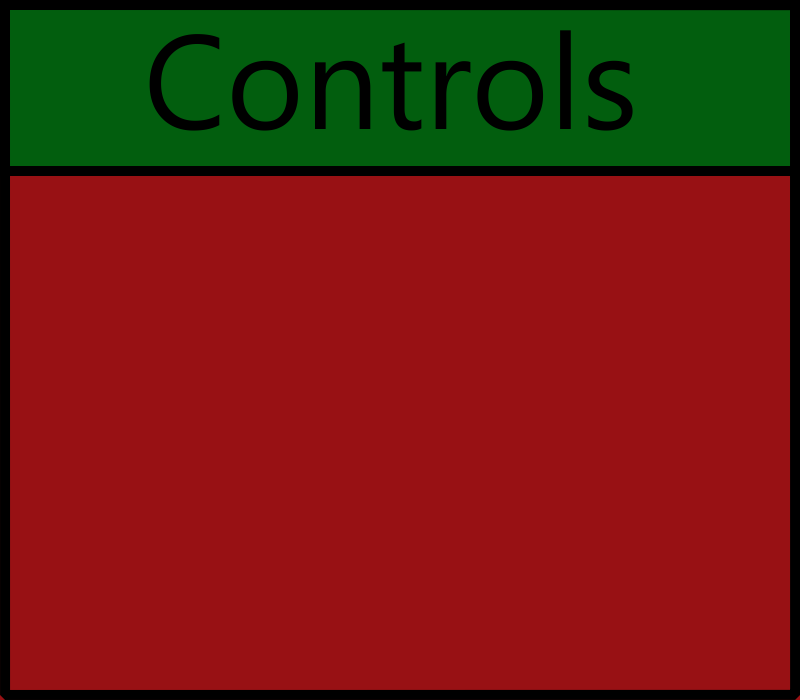
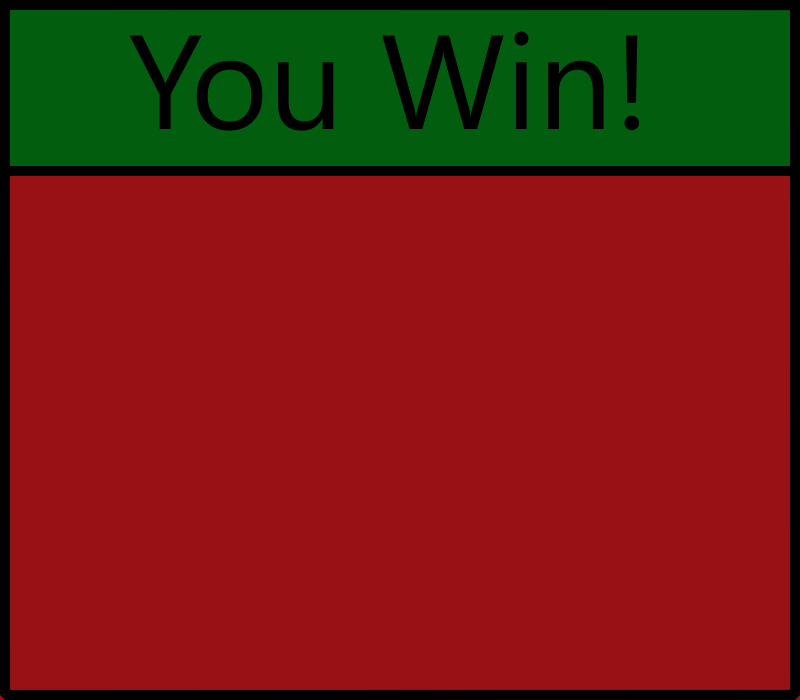
Before/after of a 800 × 700 layered artwork. What changed in the layer stack:
pixels changed over bbox(129, 30, 639, 131) (layer not identified)
